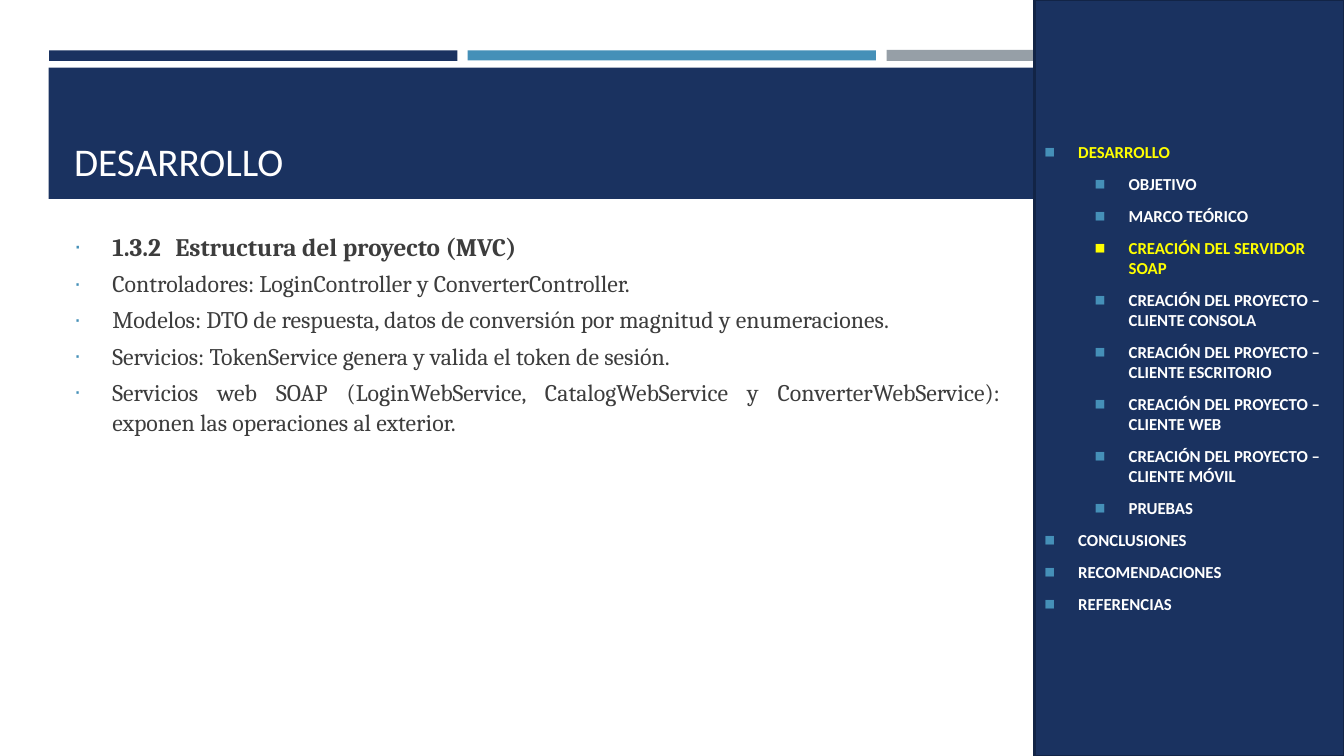
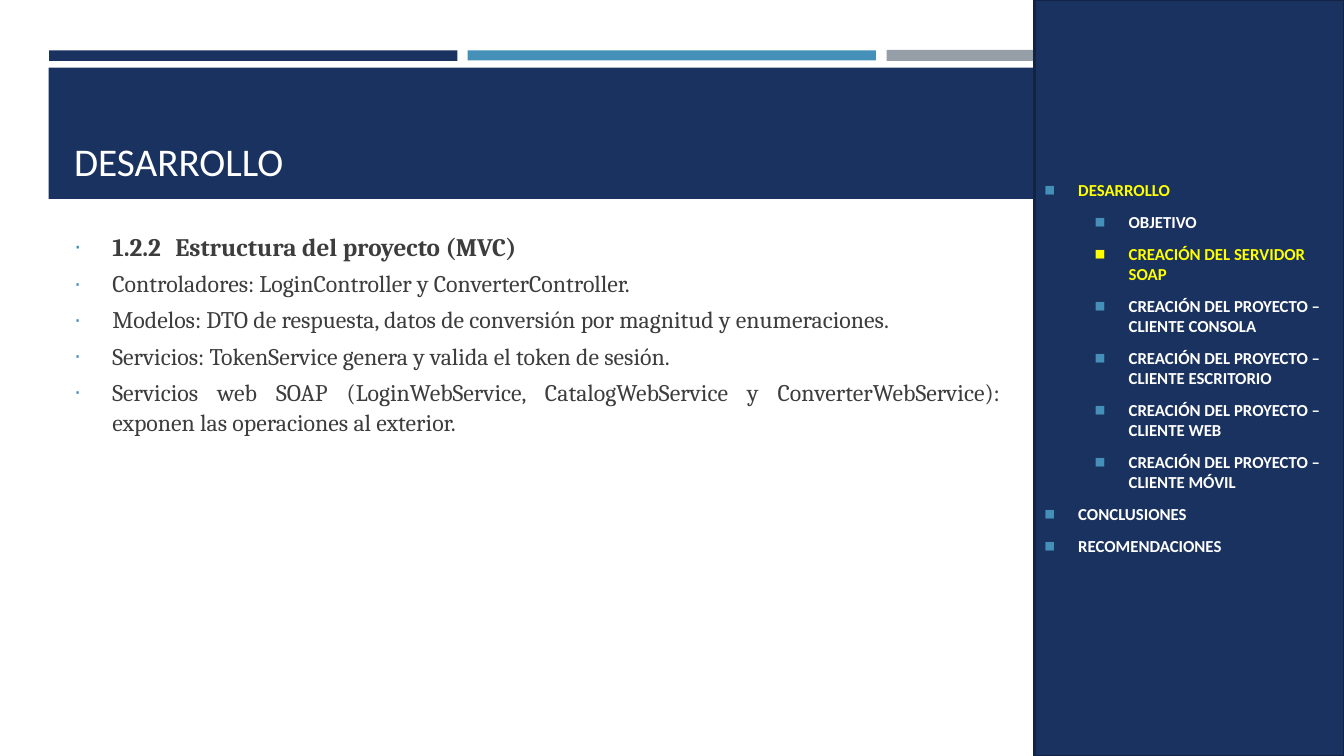
Before and after one commit to IMarcusDev/TI.1.2.-PAO202651_SOAP_DOTNET_SINBDD_NRC_36883_GR04, a slide deck: slide 5 of 05. DOCUMENTACION/PRESENTACION TI.1.2. SOAP sin BDD en DOTNET GR4.pptx (slide 9 before the commit). Drawn at 1344x756 pixels with LibreOffice and Linux fonts; fonts in the diff are those of the drawing. Boxes give left, top, right and bottom in pixels: in the first picture for what was removed or moved away, otherwise in the second. Text is boxed around its words. In the diff, an @@ line names an element or a change of style, - is before the commit and + after.

```diff
--- a/05. DOCUMENTACION/PRESENTACION TI.1.2. SOAP sin BDD en DOTNET GR4.pptx
+++ b/05. DOCUMENTACION/PRESENTACION TI.1.2. SOAP sin BDD en DOTNET GR4.pptx
@@ text in rectangle at [1129, 209, 1249, 222]: paragraph removed @@
-  ◼ MARCO TEÓRICO
@@ text at [112, 238, 517, 262]: text changed @@
-∙ 1.3.2 Estructura del proyecto (MVC)
+∙ 1.2.2 Estructura del proyecto (MVC)
@@ text in rectangle at [1129, 503, 1193, 514]: paragraph removed @@
-  ◼ PRUEBAS
@@ text in rectangle at [1078, 599, 1172, 610]: paragraph removed @@
-◼ REFERENCIAS
```
Also in this commit, not shown: 21 other slides changed, 7 slides removed.
